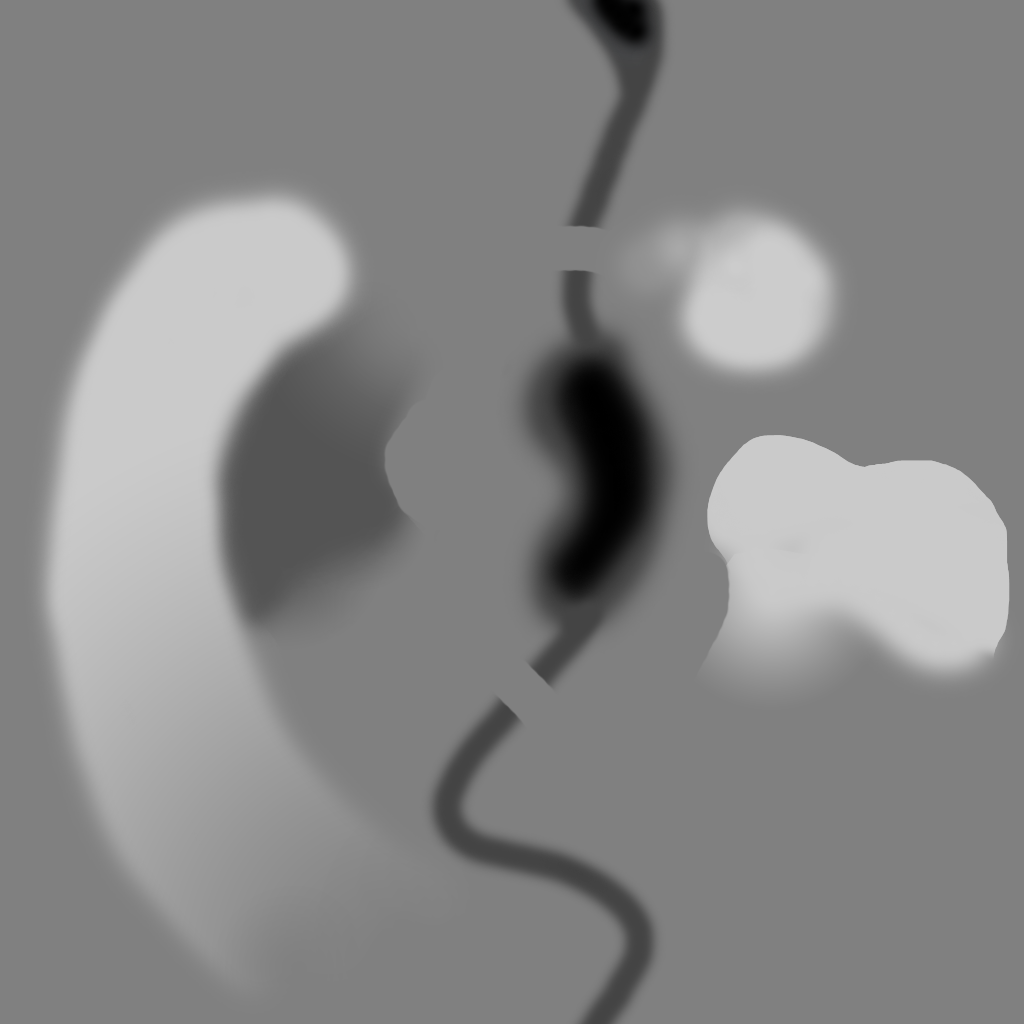
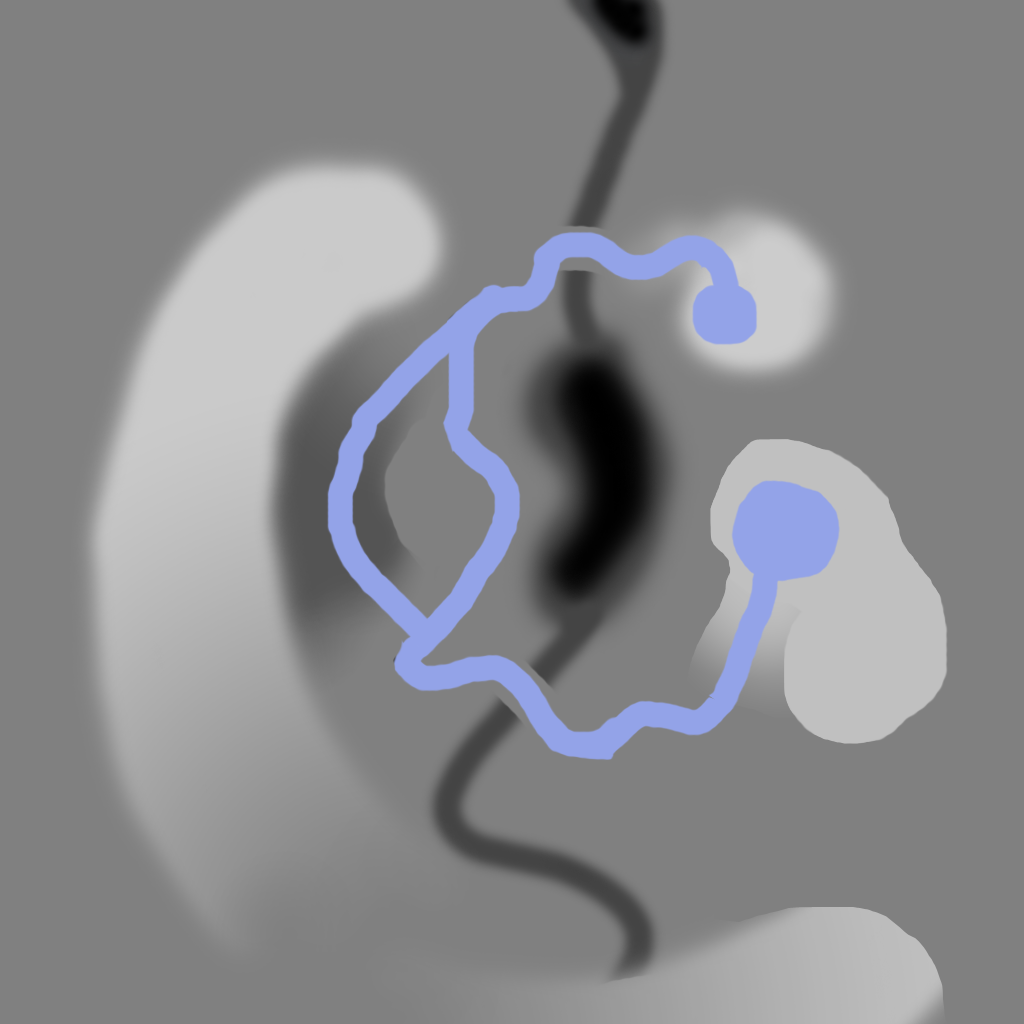
Revision of a layered (1024, 1024) image; what changed, layer by layer:
added layer "Layer 1 copy 2" above "Layer 1 copy" over <box>326,231,841,761</box>
added layer "Layer 12" (50%) above "Layer 11" over <box>687,439,948,744</box>
hid "Layer 6", painted on it over <box>693,435,1013,744</box>
added layer "Layer 9 copy" (85%) above "Layer 9 copy 2" over <box>330,907,945,1024</box>
painted on "Layer 9" over <box>28,144,496,1024</box>
painted on "Layer 8" over <box>181,264,460,744</box>
painted on "Layer 5" over <box>564,973,662,1024</box>